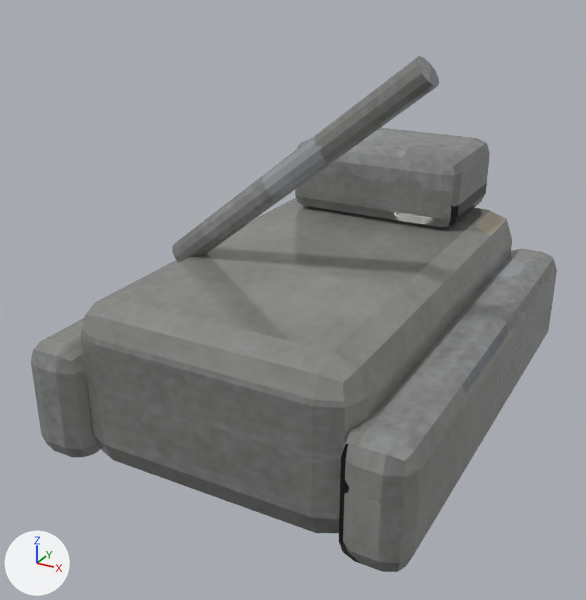
Renders of the glTF model game/assets/models/com_mcv.glb from each side of a commit.
Both versions are drawn from a camera (50 mm lens) standing at (0.877, -1.78, 1.14) and looking at (-0.048, -0.099, 0.299). The axes (+X, +Y, +Z) are drawn at lower left. The lights are the same throughout. The older version comes first. Vertices at exactly the same position are counted once.

Before the edit, the objects in view are built like this:
```python
me_cube = bpy.data.meshes.new('Cube')
me_cube.from_pydata(...)  # 248 vertices, 476 faces; spans x -0.48..0.48, y -0.62..0.62, z 0.0..0.936
me_cube.materials.append(mat_com_mcv_baked)
ob_com_mcv = bpy.data.objects.new('com_mcv', me_cube)
ob_com_mcv.location = (0.0, 0.0, 0.0)
```
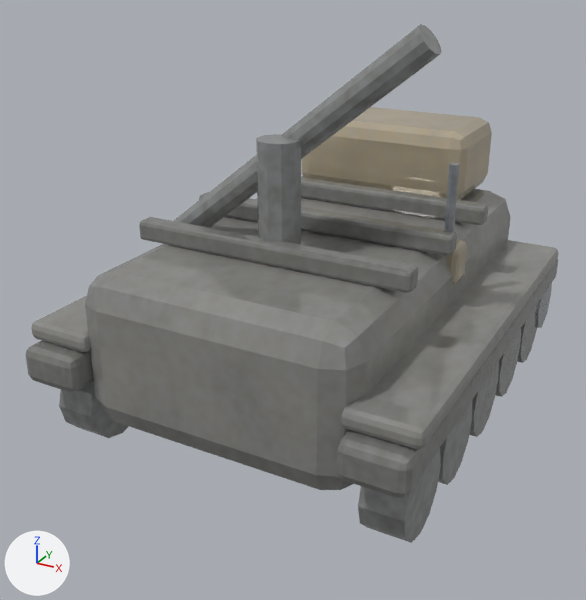
Patch to the scene script:
```diff
--- a/game/assets/models/com_mcv.glb.py
+++ b/game/assets/models/com_mcv.glb.py
@@ me_cube @@
-me_cube.from_pydata(...)  # 248 vertices, 476 faces; spans x -0.48..0.48, y -0.62..0.62, z 0.0..0.936
+me_cube.from_pydata(...)  # 944 vertices, 1784 faces; spans x -0.485..0.485, y -0.62..0.674, z 0.0..0.996
+# me_cube part 1: a new loose piece, a 12-sided cylinder along x spanning x -0.45..-0.35, y -0.551..-0.341, z 0.0..0.21, in mat_com_mcv_baked
+# me_cube part 2: a new loose piece, a 12-sided cylinder along x spanning x 0.35..0.45, y -0.551..-0.341, z 0.0..0.21, in mat_com_mcv_baked
+# me_cube part 3: a new loose piece, a 12-sided cylinder along x spanning x 0.35..0.45, y -0.328..-0.118, z 0.0..0.21, in mat_com_mcv_baked
+# me_cube part 4: a new loose piece, a 12-sided cylinder along x spanning x 0.35..0.45, y -0.105..0.105, z 0.0..0.21, in mat_com_mcv_baked
+# me_cube part 5: a new loose piece, a 12-sided cylinder along x spanning x 0.35..0.45, y 0.118..0.328, z 0.0..0.21, in mat_com_mcv_baked
+# me_cube part 6: a new loose piece, a 12-sided cylinder along x spanning x 0.35..0.45, y 0.341..0.551, z 0.0..0.21, in mat_com_mcv_baked
+# me_cube part 7: a new loose piece, an 8-sided cylinder along x spanning x 0.345..0.455, y 0.506..0.674, z 0.047..0.215, in mat_com_mcv_baked
+# me_cube part 8: a new loose piece, a 10-sided cylinder along z spanning x -0.048..0.048, y -0.3..-0.2, z 0.45..0.75, in mat_com_mcv_baked
+# me_cube part 9: the loose piece of 24 vertices spanning x -0.335..0.335, y -0.235..-0.165, z 0.384..0.936 is moved by (0.0, 0.0, 0.06)
+# me_cube part 10: a new loose piece, a 6-sided cylinder along z spanning x 0.3..0.32, y 0.018..0.042, z 0.43..0.67, in mat_com_mcv_baked
+# me_cube part 11: the loose piece of 56 vertices spanning x -0.35..0.35, y -0.6..0.6, z 0.0..0.42 is rebuilt with 56 vertices and now spans x -0.34..0.34, y -0.58..0.58, z 0.1..0.48
+# me_cube part 12: the loose piece of 56 vertices spanning x -0.25..0.25, y 0.25..0.59, z 0.42..0.62 is rebuilt with 56 vertices and now spans x -0.25..0.25, y 0.29..0.59, z 0.48..0.68
+# me_cube part 13: the loose piece of 56 vertices spanning x 0.32..0.48, y -0.62..0.62, z 0.0..0.3 is rebuilt with 56 vertices and now spans x 0.325..0.475, y -0.62..0.62, z 0.2..0.29
+# me_cube part 14: the loose piece of 56 vertices spanning x -0.48..-0.32, y -0.62..0.62, z 0.0..0.3 is rebuilt with 56 vertices and now spans x -0.475..-0.325, y -0.62..0.62, z 0.2..0.29
+# me_cube part 15: a new loose piece of 56 vertices spanning x -0.485..-0.315, y -0.58..0.54, z 0.29..0.335, in mat_com_mcv_baked
+# me_cube part 16: a new loose piece of 56 vertices spanning x 0.315..0.485, y -0.58..0.54, z 0.29..0.335, in mat_com_mcv_baked
+# me_cube part 17: a new loose piece of 56 vertices spanning x 0.27..0.35, y -0.01..0.07, z 0.38..0.48, in mat_com_mcv_baked
+# me_cube part 18: a new loose piece of 56 vertices spanning x -0.35..0.35, y -0.325..-0.275, z 0.48..0.53, in mat_com_mcv_baked
+# me_cube part 19: a new loose piece of 56 vertices spanning x -0.35..0.35, y -0.075..-0.025, z 0.48..0.53, in mat_com_mcv_baked
+# me_cube part 20: a new loose piece of 56 vertices spanning x -0.35..0.35, y 0.175..0.225, z 0.48..0.53, in mat_com_mcv_baked
+# other edits to the shape of me_cube do not show in these pictures
 me_cube.materials.append(mat_com_mcv_baked)
```

Where the change shows, as pixel boxes [x1, y1, x2, y2] in the pictures (586 x 600 px; the box of a moved part takes in the faces that stretch with it):
'com_mcv', reshaped: before [31, 56, 557, 572]; after [26, 24, 558, 543]
part 1 of me_cube, added: after [59, 381, 129, 438]
part 2 of me_cube, added: after [358, 449, 441, 543]
part 3 of me_cube, added: after [438, 401, 472, 485]
part 4 of me_cube, added: after [469, 361, 499, 437]
part 5 of me_cube, added: after [495, 329, 521, 397]
part 6 of me_cube, added: after [517, 302, 539, 363]
part 7 of me_cube, added: after [536, 283, 552, 328]
part 8 of me_cube, added: after [256, 134, 301, 245]
part 9 of me_cube, moved or reshaped: before [172, 56, 439, 261]; after [174, 24, 442, 228]
part 10 of me_cube, added: after [444, 163, 460, 231]
part 11 of me_cube, rebuilt (6% shorter): before [81, 198, 512, 533]; after [85, 176, 511, 490]
part 12 of me_cube, rebuilt (7% shorter): before [295, 128, 490, 228]; after [302, 107, 492, 200]
part 13 of me_cube, rebuilt (26% shorter): before [339, 248, 557, 572]; after [337, 258, 558, 498]
part 14 of me_cube, rebuilt: before [31, 318, 100, 457]; after [26, 340, 94, 392]
part 15 of me_cube, added: after [31, 296, 91, 352]
part 16 of me_cube, added: after [341, 240, 558, 449]
part 17 of me_cube, added: after [446, 239, 467, 285]
part 18 of me_cube, added: after [139, 217, 418, 293]
part 19 of me_cube, added: after [199, 192, 457, 256]
part 20 of me_cube, added: after [301, 177, 488, 225]
